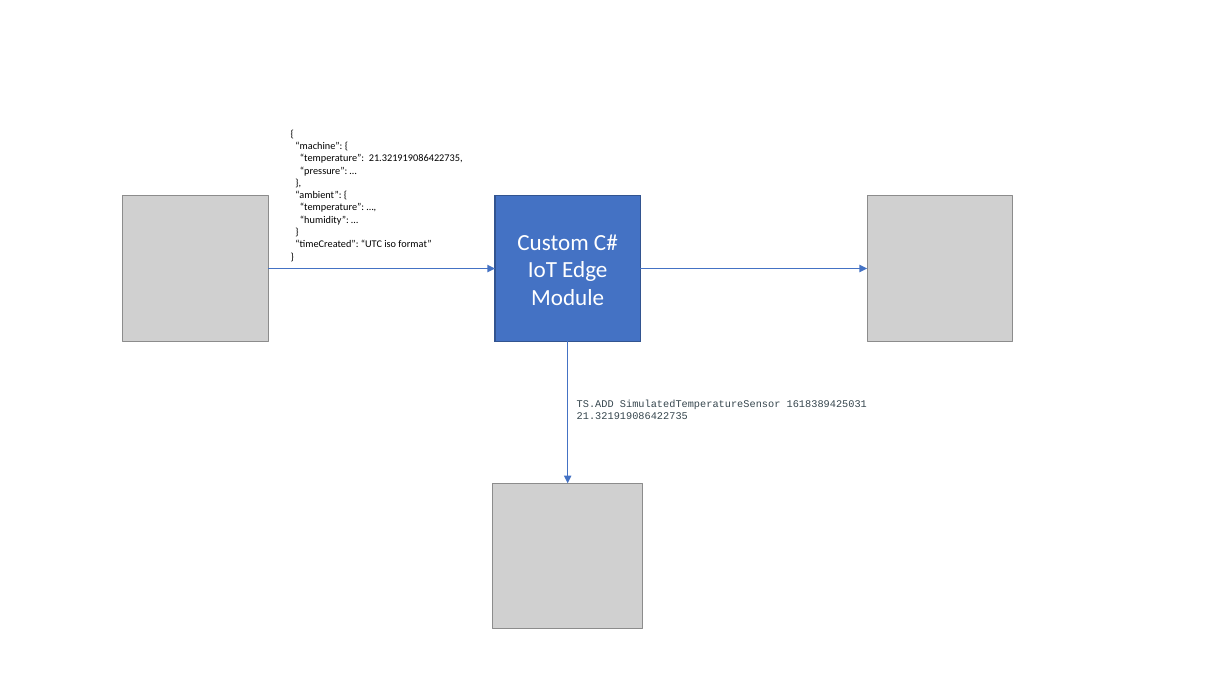
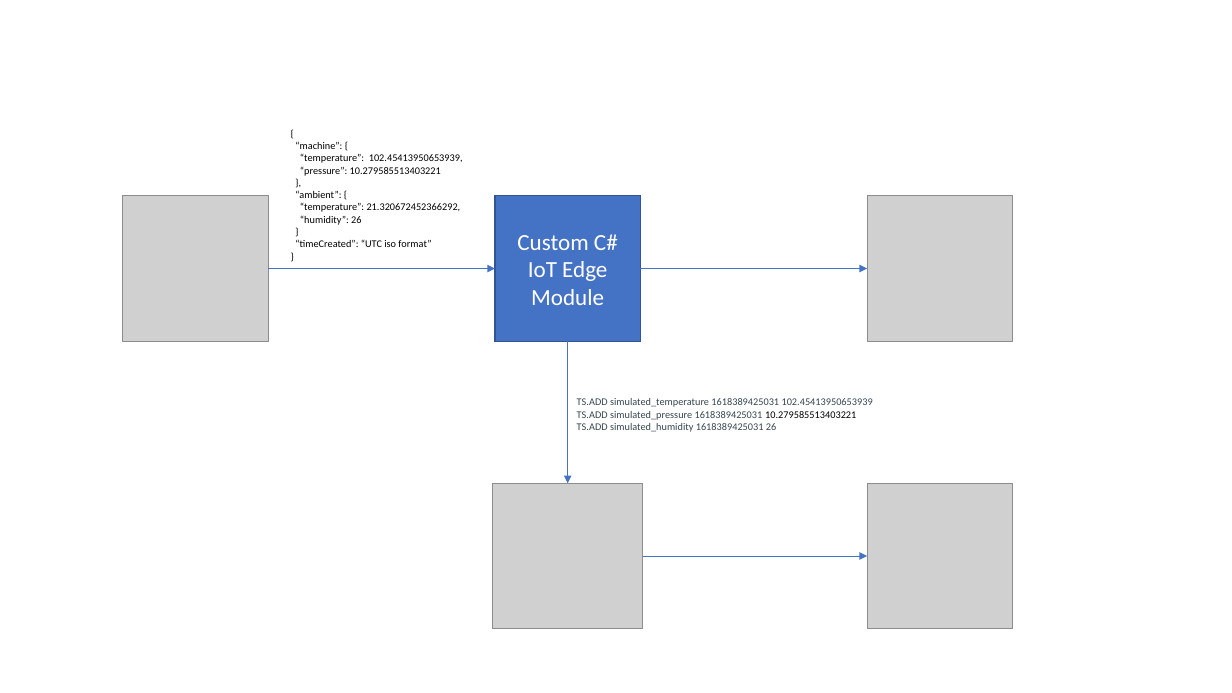
Before and after one commit to syedhassaanahmed/azure-iot-edge-redis-timeseries, a slide deck: slide 1 of images/dataflow.pptx. Drawn at 1232x693 pixels with LibreOffice and Linux fonts; fonts in the diff are those of the drawing; grey boxes stand for pictures. Boxes give left, top, right and bottom in pixels: in the first picture for what was removed or moved away, otherwise in the second. Text is boxed around its words. In the diff, an @@ line names an element or a change of style, - is before the commit and + after.

```diff
--- a/images/dataflow.pptx
+++ b/images/dataflow.pptx
@@ text at [300, 154, 463, 176]: text changed @@
-“temperature”: 21.321919086422735,
-“pressure”: …
+“temperature”: 102.45413950653939,
+“pressure”: 10.279585513403221
@@ text at [300, 203, 461, 225]: text changed @@
-“temperature”: …,
-“humidity”: …
+“temperature”: 21.320672452366292,
+“humidity”: 26
@@ text at [577, 398, 873, 432]: text changed; font Courier New to Calibri @@
-TS.ADD SimulatedTemperatureSensor 1618389425031 21.321919086422735
+TS.ADD simulated_temperature 1618389425031 102.45413950653939
+TS.ADD simulated_pressure 1618389425031 10.279585513403221
+TS.ADD simulated_humidity 1618389425031 26
@@ picture added at [867, 483, 1012, 628] @@
@@ arrow added from (643, 556) to (867, 556), #4472C4 0.5 pt @@
```
Also in this commit, not shown: 4 other files.
